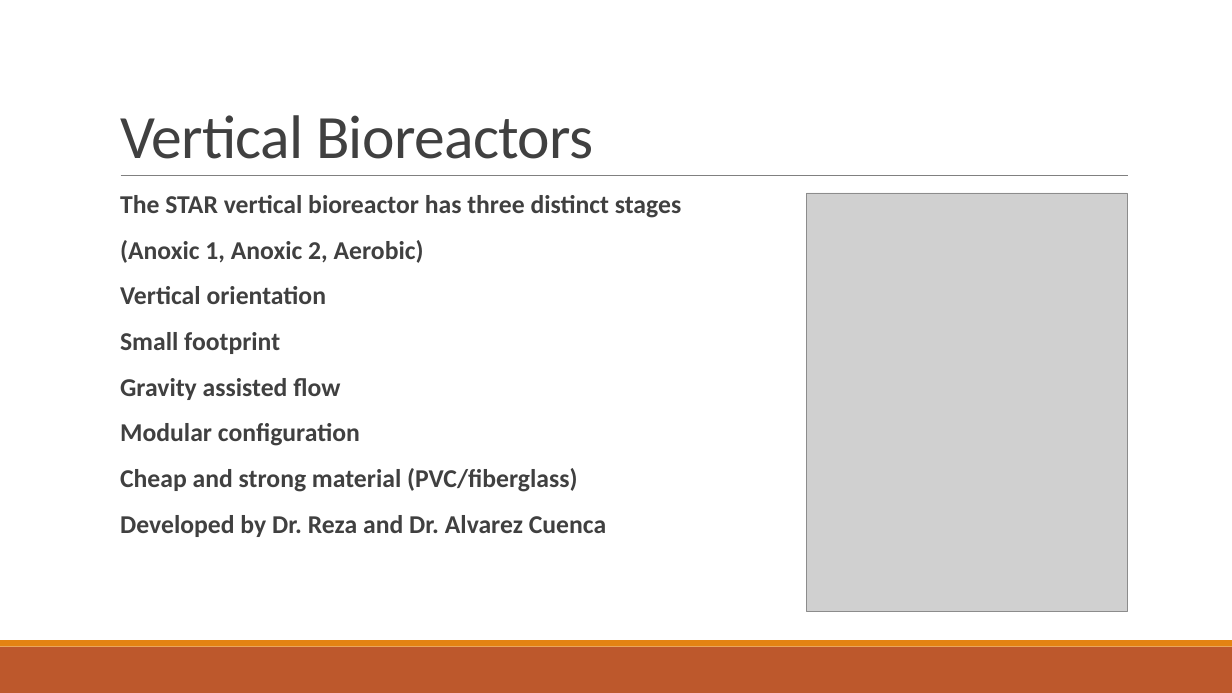
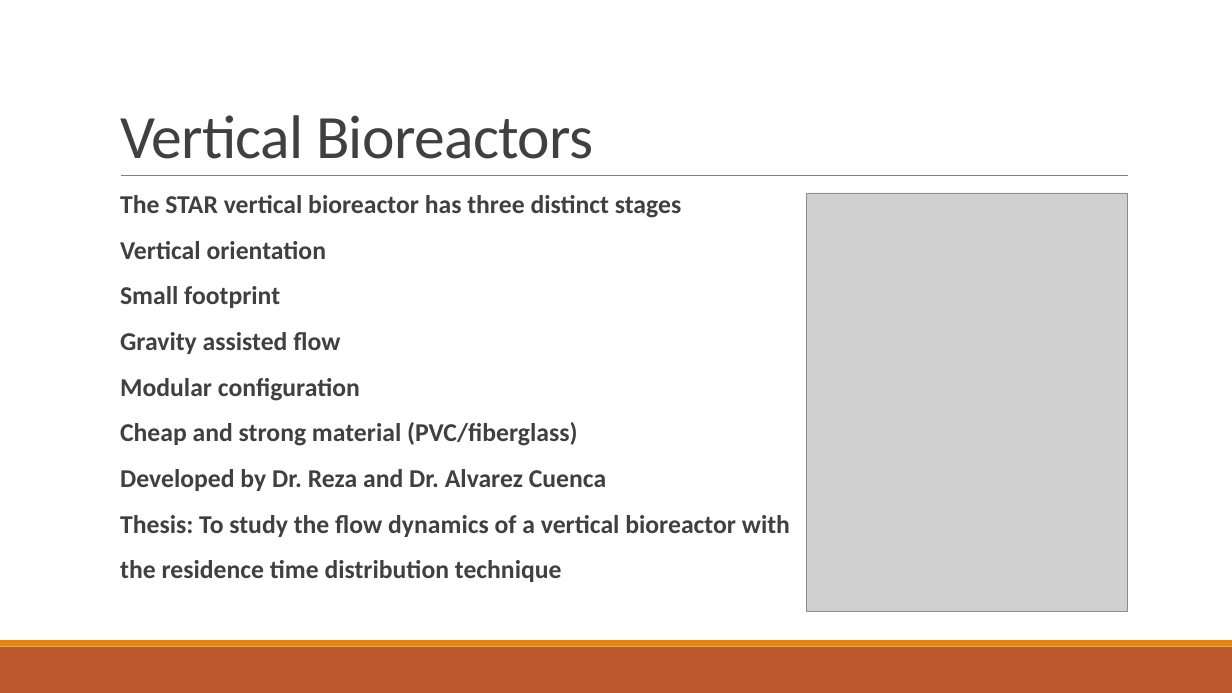
Before and after one commit to mark-edney/Thesis-Matlab, a slide deck: slide 5 of Thesis defense.pptx. Drawn at 1232x693 pixels with LibreOffice and Linux fonts; fonts in the diff are those of the drawing; grey boxes stand for pictures. Boxes give left, top, right and bottom in pixels: in the first picture for what was removed or moved away, otherwise in the second. Text is boxed around its words. In the diff, an @@ line names an element or a change of style, - is before the commit and + after.

```diff
--- a/Thesis defense.pptx
+++ b/Thesis defense.pptx
@@ text at box(120, 240, 424, 263): paragraph removed @@
-  (Anoxic 1, Anoxic 2, Aerobic)
@@ text at box(120, 515, 790, 582): paragraphs added @@
+  Thesis: To study the flow dynamics of a vertical bioreactor with
+  the residence time distribution technique
```
Also in this commit, not shown: 10 other slides changed.
